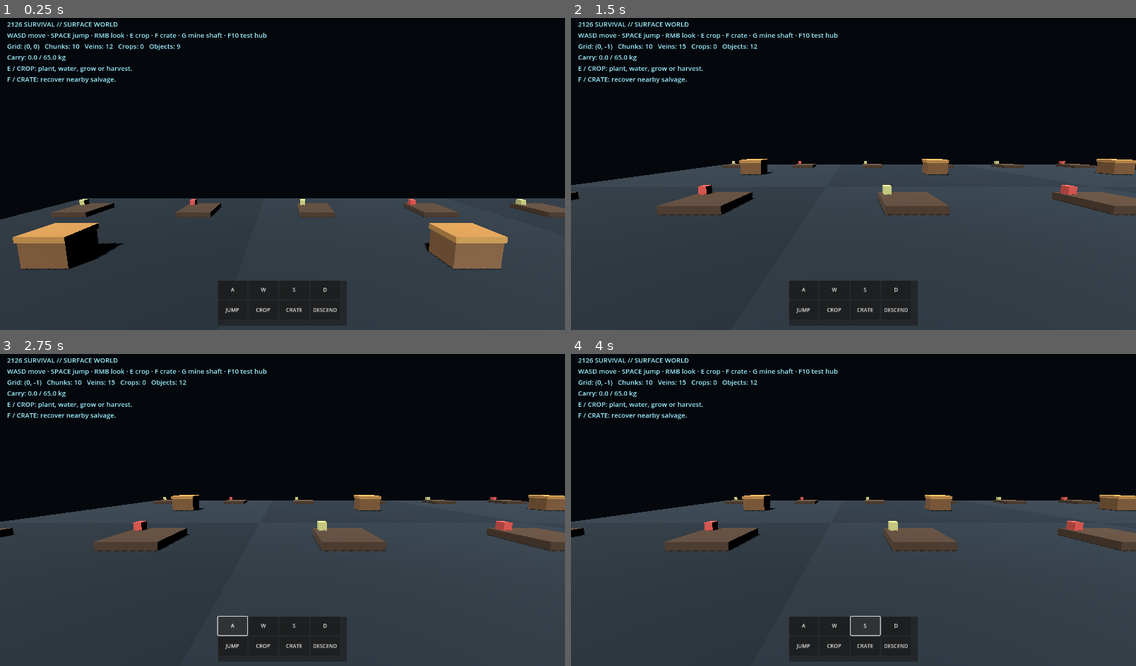
Above: before the commit, frames 1-4 (two rows, left to right).
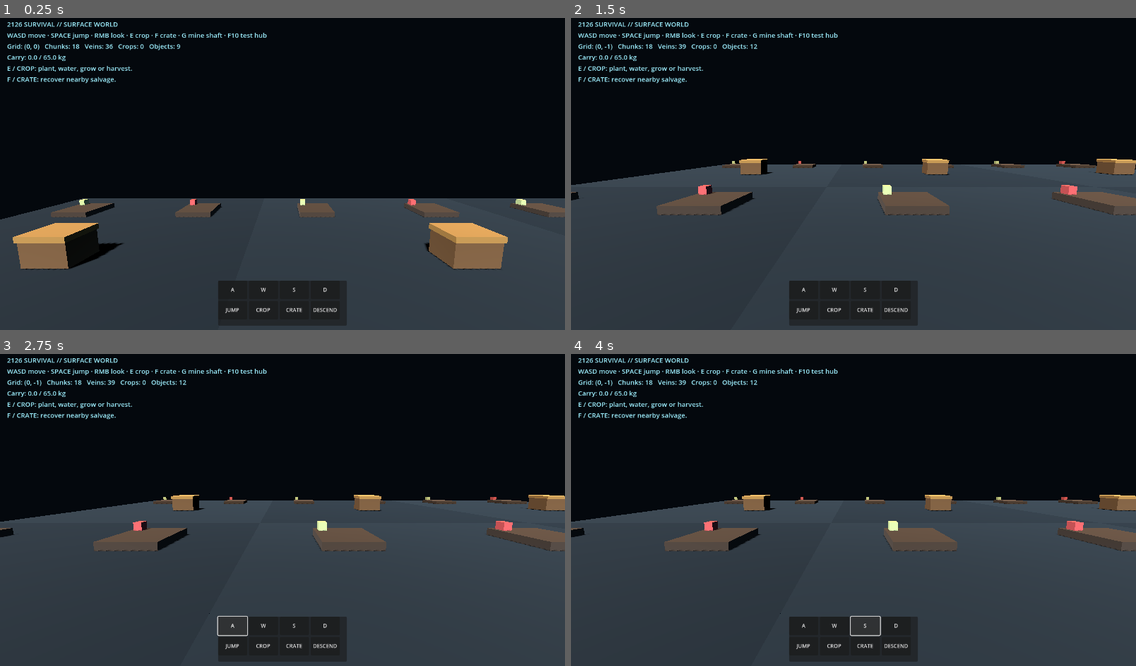
Above: after the commit, the same moments.

Repository: qaqp980520-prog/2126-Survival
Game: Godot game, scene res://world/SurfaceWorld.tscn
Same seed, same stepped clock (60 frames per second), same inputs: the game is played once before the commit and once after it.
Inputs (mouse positions are in pixels of both pictures, inside the frame that each line leads up to):
- Up to frame 1 (0.25 s): no input
- Up to frame 2 (1.5 s): tap Enter at 0.5 s; move the mouse to (825, 236) at 0.52 s; hold W 0.53-1.25 s; tap Q at 0.6 s; click (825, 236) at 0.67 s; tap Space at 0.77 s; drag from (1023, 217) to (825, 236) at 1.27 s
- Up to frame 3 (2.75 s): click "A" at 2 s
- Up to frame 4 (4 s): click "W" at 2.75 s; click "S" at 3.5 s

The runs differ from the first frame. In frame 1, 0.2% of the frame differs, in the area x 2-94%, y 8-73%; in frame 2, 0.2%; in frame 3, 0.2%, in the area x 13-98%, y 8-57%; in frame 4, 0.2%.

Commit message:
Run 53: stream a bounded underground mine grid with rollback

Diff:
--- a/world/SurfaceWorld.gd
+++ b/world/SurfaceWorld.gd
@@ -3,6 +3,7 @@
 const SurfaceChunkFactoryScript = preload("res://systems/SurfaceChunkFactory.gd")
 const MineralCatalogScript = preload("res://systems/MineralCatalog.gd")
 const UndergroundMineFactoryScript = preload("res://systems/UndergroundMineFactory.gd")
+const UndergroundMineDirectorScript = preload("res://systems/UndergroundMineDirector.gd")
 const MINE_CHUNK_ID: String = "underground/mine_0_0"
 const MINE_ENTRY_SURFACE: Vector3 = Vector3(1.5, 0.0, 7.5)
 const MINE_ENTRY_SURFACE_RETURN: Vector3 = Vector3(1.5, 2.0, 7.5)
@@ -22,6 +23,8 @@
 var _world_object_action_message: String = "F / CRATE: recover nearby salvage."
 var _is_underground: bool = false
 var _mine_chunk_ready: bool = false
+var mine_director: Node
+var _last_mine_grid: Vector2i = Vector2i(999999, 999999)
 var _surface_return_position: Vector3 = MINE_ENTRY_SURFACE_RETURN
 
 func _ready() -> void:
@@ -189,10 +192,21 @@
 	if jump_down and not _jump_was_down and player.is_on_floor():
 		player.velocity.y = 7.0
 	_jump_was_down = jump_down
+	var previous_position: Vector3 = player.global_position
 	player.move_and_slide()
-	var current_grid: Vector2i = director.get_grid_coordinate(player.global_position)
-	if current_grid != _last_grid:
-		_sync_streaming(int(Time.get_unix_time_from_system()))
+	if _is_underground:
+		var current_mine_grid: Vector2i = mine_director.get_grid_coordinate(player.global_position)
+		if current_mine_grid != _last_mine_grid:
+			if mine_director.sync_to_world_position(player.global_position, int(Time.get_unix_time_from_system())):
+				_last_mine_grid = current_mine_grid
+			else:
+				player.global_position = previous_position
+				player.velocity = Vector3.ZERO
+				_world_object_action_message = "Underground streaming failed; movement was rolled back."
+	else:
+		var current_grid: Vector2i = director.get_grid_coordinate(player.global_position)
+		if current_grid != _last_grid:
+			_sync_streaming(int(Time.get_unix_time_from_system()))
 	_refresh_hud()
 
 func _unhandled_input(event: InputEvent) -> void:
@@ -286,18 +300,23 @@
 func _build_underground_mine() -> bool:
 	if chunk_controller == null or not is_instance_valid(chunk_controller):
 		return false
-	if chunk_controller.is_chunk_loaded(MINE_CHUNK_ID):
-		_mine_chunk_ready = true
-		return true
+	if mine_director == null:
+		mine_director = UndergroundMineDirectorScript.new()
+		mine_director.name = "UndergroundMineDirector"
+		add_child(mine_director)
+		if not mine_director.bind_controller(chunk_controller):
+			return false
+		if not mine_director.bind_chunk_factory(Callable(self, "_make_underground_chunk")):
+			return false
 	var now: int = _stream_clock_unix if _stream_clock_unix > 0 else int(Time.get_unix_time_from_system())
-	var mine_root: Node3D = UndergroundMineFactoryScript.make_chunk(now)
-	if mine_root == null:
-		return false
-	if not chunk_controller.load_chunk(MINE_CHUNK_ID, mine_root, now):
-		mine_root.free()
-		return false
-	_mine_chunk_ready = true
-	return true
+	if not mine_director.sync_to_world_position(MINE_ENTRY_UNDERGROUND, now):
+		return false
+	_last_mine_grid = mine_director.get_grid_coordinate(MINE_ENTRY_UNDERGROUND)
+	_mine_chunk_ready = chunk_controller.is_chunk_loaded(MINE_CHUNK_ID)
+	return _mine_chunk_ready
+
+func _make_underground_chunk(coord: Vector2i, now_unix: int) -> Node3D:
+	return UndergroundMineFactoryScript.make_chunk(now_unix, coord)
 
 func _build_mine_entrance_visual() -> void:
 	if DisplayServer.get_name() == "headless":
@@ -343,7 +362,7 @@
 	marker.add_child(lamp)
 
 func _toggle_mine_access() -> bool:
-	if player == null or not _mine_chunk_ready or not chunk_controller.is_chunk_loaded(MINE_CHUNK_ID):
+	if player == null or mine_director == null:
 		_world_object_action_message = "Mine shaft is unavailable."
 		_refresh_hud()
 		return false
@@ -352,18 +371,37 @@
 		player.global_position.z - MINE_ENTRY_SURFACE.z
 	).length()
 	if horizontal_distance > MINE_ACCESS_RANGE:
-		_world_object_action_message = "Move closer to the KROLL mine shaft to use G."
+		_world_object_action_message = "Return to the KROLL mine shaft before changing layers."
 		_refresh_hud()
 		return false
+	var now: int = int(Time.get_unix_time_from_system())
 	if _is_underground:
+		if not mine_director.sync_to_world_position(MINE_ENTRY_UNDERGROUND, now):
+			_world_object_action_message = "Could not restore the mine-shaft area."
+			_refresh_hud()
+			return false
 		_is_underground = false
 		player.global_position = _surface_return_position
+		_last_mine_grid = mine_director.get_grid_coordinate(MINE_ENTRY_UNDERGROUND)
+		_sync_streaming(now)
 		_world_object_action_message = "Returned to the surface."
 	else:
+		if not _mine_chunk_ready or not chunk_controller.is_chunk_loaded(MINE_CHUNK_ID):
+			_world_object_action_message = "Mine shaft is unavailable."
+			_refresh_hud()
+			return false
 		_surface_return_position = player.global_position
 		_is_underground = true
 		player.global_position = MINE_ENTRY_UNDERGROUND
-		_world_object_action_message = "Entered the underground mine. F mines nearby veins."
+		if not mine_director.sync_to_world_position(MINE_ENTRY_UNDERGROUND, now):
+			_is_underground = false
+			player.global_position = _surface_return_position
+			_world_object_action_message = "Could not load the underground mine window."
+			_refresh_hud()
+			return false
+		_last_mine_grid = mine_director.get_grid_coordinate(player.global_position)
+		_world_object_action_message = "Entered the underground mine. Follow open doorways; F mines nearby veins."
+	_mine_chunk_ready = chunk_controller.is_chunk_loaded(MINE_CHUNK_ID)
 	player.velocity = Vector3.ZERO
 	_jump_was_down = false
 	_refresh_hud()
@@ -414,9 +452,14 @@
 	var layer_value: Variant = payload.get("location_layer", "surface")
 	if not (layer_value is String) or not ["surface", "underground"].has(str(layer_value)):
 		return false
+	var position_value: Variant = payload.get("player_position", null)
+	if not (position_value is Array) or position_value.size() != 3:
+		return false
+	for component in position_value:
+		if not (component is int or component is float) or not is_finite(float(component)):
+			return false
+	var target_position := Vector3(float(position_value[0]), float(position_value[1]), float(position_value[2]))
 	var target_underground: bool = str(layer_value) == "underground"
-	if target_underground and (not _mine_chunk_ready or not chunk_controller.is_chunk_loaded(MINE_CHUNK_ID)):
-		return false
 	var next_return_position: Vector3 = MINE_ENTRY_SURFACE_RETURN
 	if payload.has("surface_return_position"):
 		var return_value: Variant = payload.get("surface_return_position")
@@ -426,10 +469,23 @@
 			if not (component is int or component is float) or not is_finite(float(component)):
 				return false
 		next_return_position = Vector3(float(return_value[0]), float(return_value[1]), float(return_value[2]))
-	if not super.restore_stream_state(payload, now_unix):
+	if mine_director == null:
+		return false
+	var previous_position: Vector3 = player.global_position
+	var previous_underground: bool = _is_underground
+	var now: int = now_unix if now_unix > 0 else int(Time.get_unix_time_from_system())
+	var mine_target: Vector3 = target_position if target_underground else MINE_ENTRY_UNDERGROUND
+	if not mine_director.sync_to_world_position(mine_target, now):
+		return false
+	if not super.restore_stream_state(payload, now):
+		var rollback_target: Vector3 = previous_position if previous_underground else MINE_ENTRY_UNDERGROUND
+		if not mine_director.sync_to_world_position(rollback_target, now):
+			push_error("Underground mine window rollback failed after world-session restore rejection.")
 		return false
 	_is_underground = target_underground
 	_surface_return_position = next_return_position
+	_last_mine_grid = mine_director.get_grid_coordinate(player.global_position if target_underground else MINE_ENTRY_UNDERGROUND)
+	_mine_chunk_ready = chunk_controller.is_chunk_loaded(MINE_CHUNK_ID)
 	_refresh_hud()
 	return true
 
@@ -441,7 +497,7 @@
 		return
 	var status: Dictionary = get_world_session_status()
 	var active_count: int = chunk_controller.get_loaded_chunk_ids().size() if chunk_controller != null else 0
-	var grid_text := str(director.get_grid_coordinate(player.global_position)) if director != null and player != null else "n/a"
+	var grid_text := str(mine_director.get_grid_coordinate(player.global_position)) if _is_underground and mine_director != null and player != null else (str(director.get_grid_coordinate(player.global_position)) if director != null and player != null else "n/a")
 	var inventory_summary: Dictionary = inventory_bridge.call("get_summary") if inventory_bridge != null else {}
 	var weight := float(inventory_summary.get("weight_kg", 0.0))
 	var limit := float(inventory_summary.get("limit_kg", 65.0))
